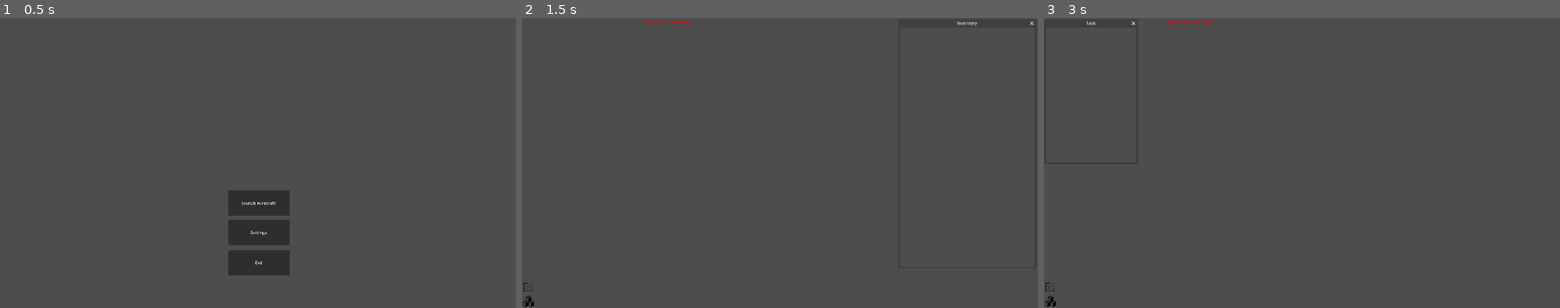
Above: before the commit, frames 1-3 (left to right).
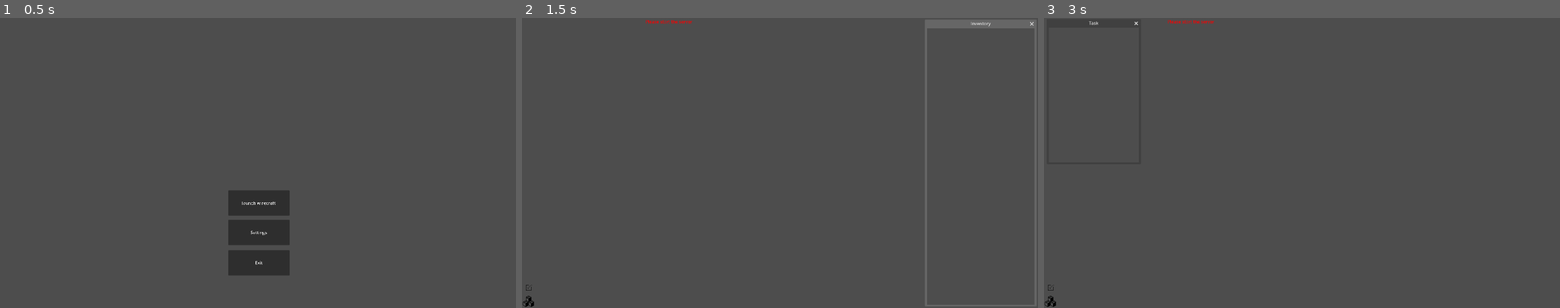
Above: after the commit, the same moments.

Repository: wirecraft-team/wirecraft
Game: Godot game, scene res://scenes/Menu.tscn
Same seed, same stepped clock (60 frames per second), same inputs: the game is played once before the commit and once after it.
Inputs (mouse positions are in pixels of both pictures, inside the frame that each line leads up to):
- Up to frame 1 (0.5 s): no input
- Up to frame 2 (1.5 s): click "launch wirecraft" at 0.5 s; click (527, 302) at 1.25 s
- Up to frame 3 (3 s): click (1049, 287) at 2 s; click (1049, 302) at 2.75 s

Frame 1 is identical in both runs. In frame 2, 1.5% of the frame differs, in the area x 0-100%, y 0-100%; in frame 3, less than 0.1%.

Commit message:
fix: task and inventory button now are anchored to bottom left

Diff:
--- a/godot/scenes/Game.tscn
+++ b/godot/scenes/Game.tscn
@@ -30,9 +30,11 @@
 script = ExtResource("6_kac4m")
 
 [node name="InventoryButton" type="Button" parent="CanvasLayer"]
-offset_top = 1030.0
+anchors_preset = 2
+anchor_top = 1.0
+anchor_bottom = 1.0
+offset_top = -50.0
 offset_right = 50.0
-offset_bottom = 1080.0
 focus_mode = 0
 icon = ExtResource("6_tacyi")
 flat = true
@@ -40,15 +42,20 @@
 
 [node name="InventoryWindow" type="Window" parent="CanvasLayer"]
 title = "Inventory"
-position = Vector2i(1407, 36)
-size = Vector2i(500, 890)
+position = Vector2i(1507, 38)
+size = Vector2i(400, 1030)
 unresizable = true
+always_on_top = true
+unfocusable = true
 
 [node name="TaskButton" type="Button" parent="CanvasLayer"]
-offset_left = -12.0
-offset_top = 974.0
-offset_right = 61.0
-offset_bottom = 1029.0
+anchors_preset = 2
+anchor_top = 1.0
+anchor_bottom = 1.0
+offset_left = 1.0
+offset_top = -100.0
+offset_right = 50.0
+offset_bottom = -50.0
 focus_mode = 0
 icon = ExtResource("8_400sg")
 flat = true
@@ -56,7 +63,7 @@
 
 [node name="TaskWindow" type="Window" parent="CanvasLayer"]
 title = "Task"
-position = Vector2i(8, 36)
+position = Vector2i(18, 36)
 size = Vector2i(335, 502)
 unresizable = true
 
